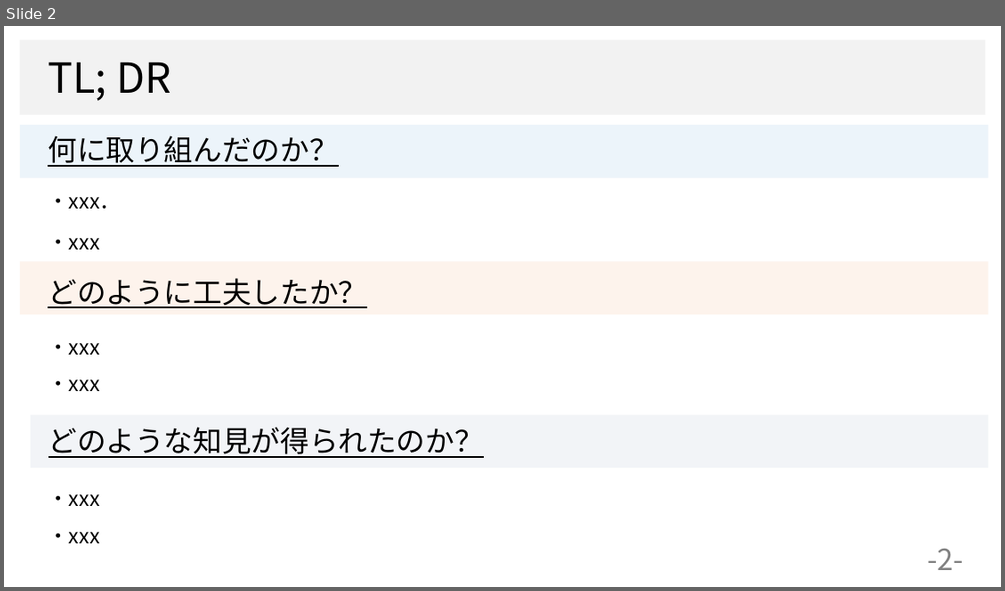
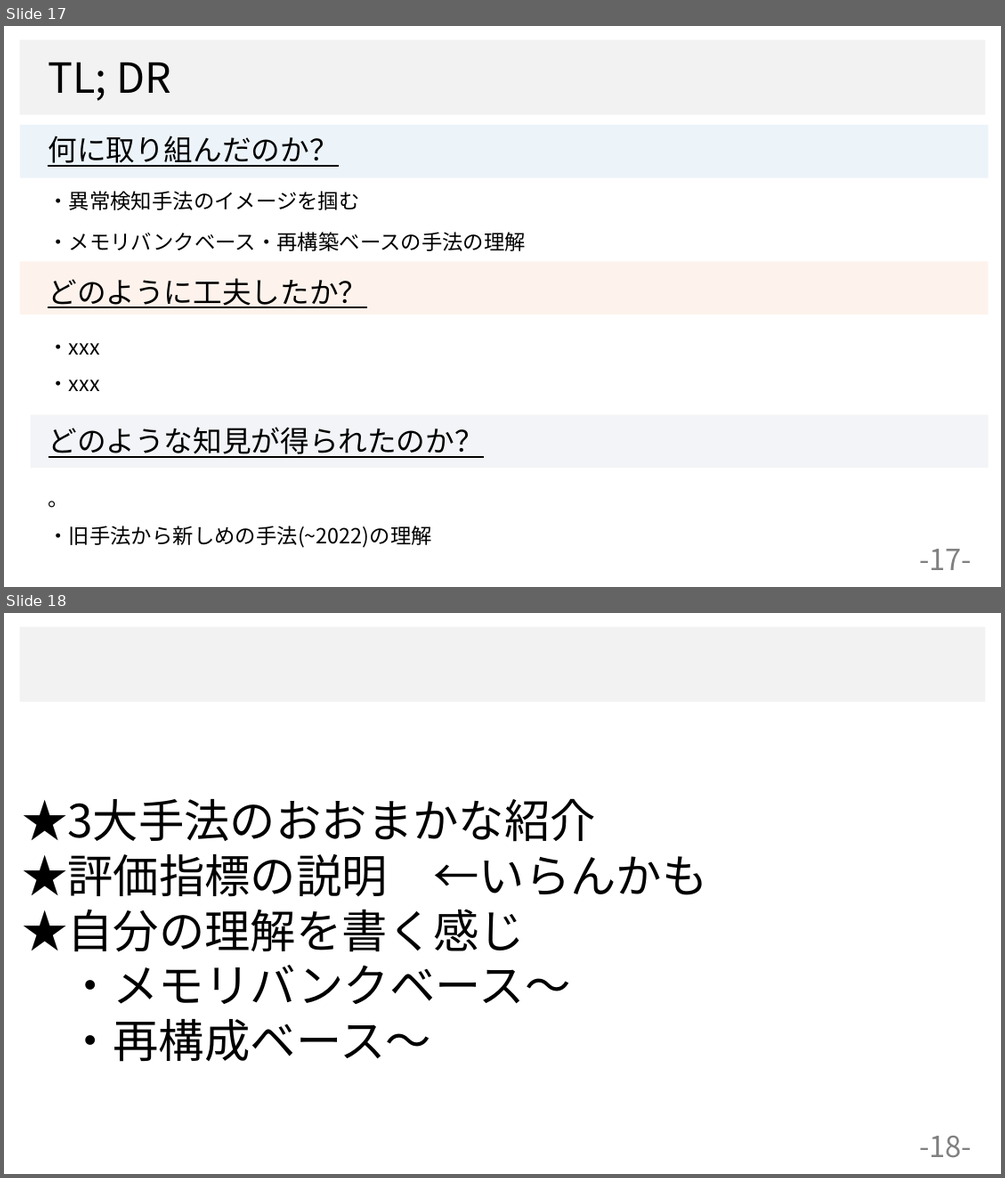
Before and after one commit to dhia-github/haselab-all, a slide deck: 発表資料/サーベイ大会資料.pptx. Shown one above the other, each under a label of ours: slide 2 before the commit, slides 17 and 18 after it. The pictures are 1005x591 and 1005x1178 pixels, drawn with LibreOffice and Linux fonts; fonts in the diff are those of the drawing; background and template pictures are left out. Boxes give left, top, right and bottom in pixels: in the first picture for what was removed or moved away, otherwise in the second. Text is boxed around its words. In the diff, an @@ line names an element or a change of style, - is before the commit and + after.

```diff
--- a/発表資料/サーベイ大会資料.pptx
+++ b/発表資料/サーベイ大会資料.pptx
@@ slide 18 added at (x1=4, y1=613, x2=1001, y2=1174), background #FFFFFF; not listed: 1 template element that a slide beside it also shows @@
@@ text added at (x1=22, y1=798, x2=707, y2=1062), 44 pt, text #000000 @@
+★3大手法のおおまかな紹介
+★評価指標の説明 ←いらんかも
+★自分の理解を書く感じ
+・メモリバンクベース～
+・再構成ベース～
@@ page number added at (x1=919, y1=1135, x2=971, y2=1158), 28 pt, text #808080 @@
+-18-
@@ what was slide 2 is now slide 17 @@
@@ slide 17 changed as well @@
@@ text at (x1=48, y1=191, x2=359, y2=210): text changed @@
-・xxx．
+・異常検知手法のイメージを掴む
@@ text at (x1=48, y1=232, x2=525, y2=251): text changed @@
-・xxx
+・メモリバンクベース・再構築ベースの手法の理解
@@ text at (x1=48, y1=500, x2=69, y2=507): text changed @@
-・xxx
+。
@@ text at (x1=48, y1=525, x2=432, y2=548): text changed @@
-・xxx
+・旧手法から新しめの手法(~2022)の理解
@@ page number at (x1=919, y1=548, x2=971, y2=570): text changed @@
--2-
+-17-
```
Also in this commit, not shown: 2 other slides changed, 13 other slides added, 4 slides removed.
